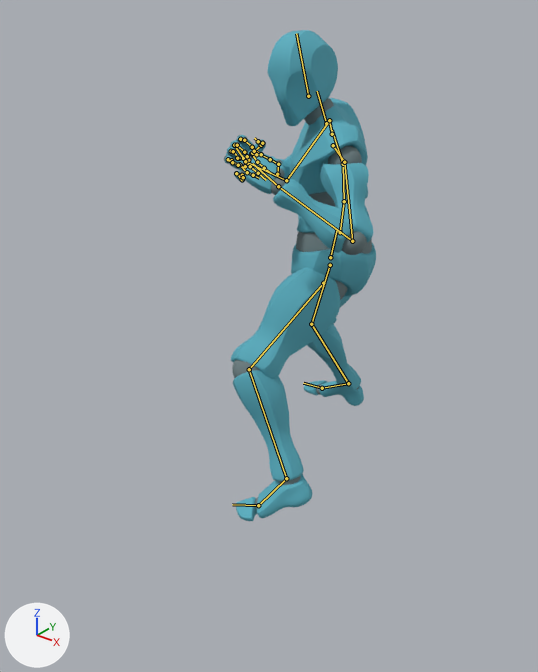
An edit to the FBX model models/fbx/hook.fbx, drawn before and after from the same camera.
Camera for both pictures: a 50 mm camera at (1.47, -2.28, 1.8) aimed at (0.08, -0.54, 0.72). The axes (+X, +Y, +Z) are drawn at lower left. The lights are the same throughout. The first picture is the older version. Both versions are drawn at frame 28 of the action 'mixamo.com'; the numbers are the values there. The bones that change, and the others that lie on the model, are drawn over the model as lines.

Objects in the first picture: 'Alpha_Joints', 'Alpha_Surface'.
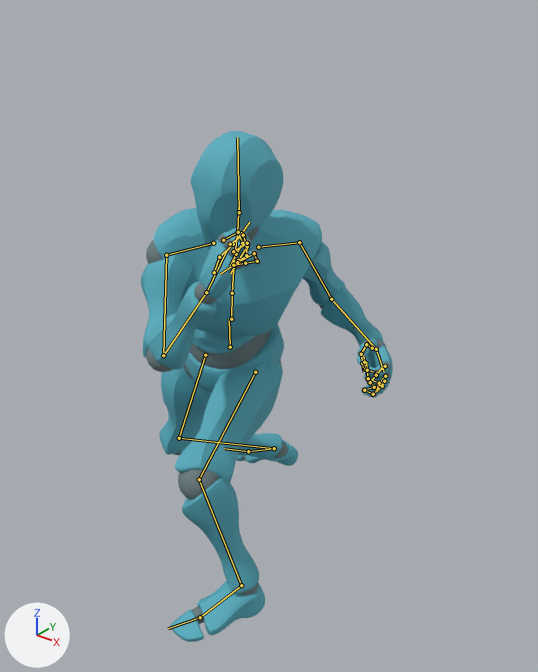
What the commit changed:
Bone 'mixamorig:Hips' (bone_mixamorig_hips) moves from (4.6, -12.0, 13.7) to (7.2, -24.6, 72.3).
Bone 'mixamorig:Hips' (bone_mixamorig_hips) turns from (-9, -63, -1) to (8, 12, -6) degrees about its own x, y and z.
Bone 'mixamorig:Spine' (bone_mixamorig_spine) turns from (12, 8, -1) to (19, 20, -2) degrees about its own x, y and z.
Bone 'mixamorig:Spine1' (bone_mixamorig_spine1) turns from (9, 1, -1) to (2, 4, -2) degrees about its own x, y and z.
Bone 'mixamorig:Spine2' (bone_mixamorig_spine2) turns from (9, 1, -1) to (2, 3, -2) degrees about its own x, y and z.
Bone 'mixamorig:Neck' (bone_mixamorig_neck) turns from (-2, 18, 3) to (-8, 3, 2) degrees about its own x, y and z.
Bone 'mixamorig:Head' (bone_mixamorig_head) turns from (-5, 35, -11) to (-19, -38, 15) degrees about its own x, y and z.
Bone 'mixamorig:LeftShoulder' (bone_mixamorig_leftshoulder) turns from (8, 3, 0) to (13, 4, -11) degrees about its own x, y and z.
Bone 'mixamorig:LeftArm' (bone_mixamorig_leftarm) turns from (36, -35, -13) to (54, -25, -11) degrees about its own x, y and z.
Bone 'mixamorig:LeftForeArm' (bone_mixamorig_leftforearm) turns from (0, 0, 125) to (0, 0, 97) degrees about its own x, y and z.
Bone 'mixamorig:LeftHand' (bone_mixamorig_lefthand) turns from (13, -25, 9) to (17, -29, 4) degrees about its own x, y and z.
Bone 'mixamorig:RightShoulder' (bone_mixamorig_rightshoulder) turns from (-5, -2, -12) to (1, -4, -33) degrees about its own x, y and z.
Bone 'mixamorig:RightArm' (bone_mixamorig_rightarm) turns from (47, 39, -45) to (22, 66, -40) degrees about its own x, y and z.
Bone 'mixamorig:RightForeArm' (bone_mixamorig_rightforearm) turns from (0, 0, -100) to (0, 0, -109) degrees about its own x, y and z.
Bone 'mixamorig:RightHand' (bone_mixamorig_righthand) turns from (5, 15, -17) to (6, 14, -22) degrees about its own x, y and z.
Bone 'mixamorig:LeftUpLeg' (bone_mixamorig_leftupleg) turns from (28, -19, 23) to (76, -1, 9) degrees about its own x, y and z.
Bone 'mixamorig:LeftLeg' (bone_mixamorig_leftleg) turns from (-59, 9, -5) to (-73, 11, -4) degrees about its own x, y and z.
Bone 'mixamorig:LeftFoot' (bone_mixamorig_leftfoot) turns from (-5, 5, -17) to (11, 10, -30) degrees about its own x, y and z.
Bone 'mixamorig:LeftToeBase' (bone_mixamorig_lefttoebase) turns from (19, -9, -2) to (-3, 0, 0) degrees about its own x, y and z.
Bone 'mixamorig:RightUpLeg' (bone_mixamorig_rightupleg) turns from (4, 21, -27) to (6, 34, -11) degrees about its own x, y and z.
Bone 'mixamorig:RightLeg' (bone_mixamorig_rightleg) turns from (-32, -5, -8) to (-75, 12, -8) degrees about its own x, y and z.
Bone 'mixamorig:RightFoot' (bone_mixamorig_rightfoot) turns from (12, 17, 18) to (28, 24, -18) degrees about its own x, y and z.
Bone 'mixamorig:RightToeBase' (bone_mixamorig_righttoebase) turns from (-1, 1, 0) to (14, 0, 0) degrees about its own x, y and z.

What differs and where, as boxes (x1, y1, x2, y2) in the pictures (538 x 672 px):
'Alpha_Surface', posed (66% wider)
    before: (225, 30, 376, 521)
    after: (141, 131, 393, 642)
'Alpha_Joints', posed (65% wider)
    before: (224, 98, 372, 510)
    after: (146, 226, 391, 624)
bone 'mixamorig:Hips', root to tip
    before: (330, 257) to (337, 229)
    after: (230, 347) to (229, 318)
bone 'mixamorig:Spine', root to tip
    before: (340, 232) to (344, 201)
    after: (231, 319) to (232, 293)
bone 'mixamorig:Spine1', root to tip
    before: (344, 201) to (343, 164)
    after: (232, 293) to (234, 261)
bone 'mixamorig:Spine2', root to tip
    before: (343, 164) to (332, 130)
    after: (234, 261) to (237, 235)
bone 'mixamorig:Neck', root to tip
    before: (326, 123) to (317, 91)
    after: (237, 232) to (239, 202)
bone 'mixamorig:Head', root to tip
    before: (308, 96) to (296, 33)
    after: (239, 212) to (237, 137)
bone 'mixamorig:LeftShoulder', root to tip
    before: (333, 145) to (344, 162)
    after: (258, 247) to (299, 242)
bone 'mixamorig:LeftArm', root to tip
    before: (344, 162) to (352, 241)
    after: (299, 242) to (331, 299)
bone 'mixamorig:LeftForeArm', root to tip
    before: (352, 241) to (278, 186)
    after: (331, 299) to (376, 349)
bone 'mixamorig:LeftHand', root to tip
    before: (278, 186) to (252, 163)
    after: (376, 349) to (384, 372)
bone 'mixamorig:RightShoulder', root to tip
    before: (332, 134) to (329, 120)
    after: (213, 243) to (166, 255)
bone 'mixamorig:RightArm', root to tip
    before: (329, 120) to (286, 180)
    after: (166, 255) to (163, 355)
bone 'mixamorig:RightForeArm', root to tip
    before: (286, 180) to (245, 161)
    after: (163, 355) to (206, 292)
bone 'mixamorig:RightHand', root to tip
    before: (245, 161) to (236, 147)
    after: (206, 292) to (226, 251)
bone 'mixamorig:LeftUpLeg', root to tip
    before: (323, 283) to (249, 369)
    after: (255, 372) to (199, 479)
bone 'mixamorig:LeftLeg', root to tip
    before: (249, 369) to (286, 478)
    after: (199, 479) to (241, 585)
bone 'mixamorig:LeftFoot', root to tip
    before: (286, 478) to (258, 505)
    after: (241, 585) to (200, 617)
bone 'mixamorig:LeftToeBase', root to tip
    before: (258, 505) to (232, 504)
    after: (200, 617) to (168, 628)
bone 'mixamorig:RightUpLeg', root to tip
    before: (330, 265) to (311, 324)
    after: (205, 355) to (179, 438)
bone 'mixamorig:RightLeg', root to tip
    before: (311, 324) to (348, 383)
    after: (179, 438) to (274, 448)
bone 'mixamorig:RightFoot', root to tip
    before: (348, 383) to (322, 388)
    after: (274, 448) to (248, 451)
bone 'mixamorig:RightToeBase', root to tip
    before: (322, 388) to (303, 383)
    after: (248, 451) to (224, 448)
